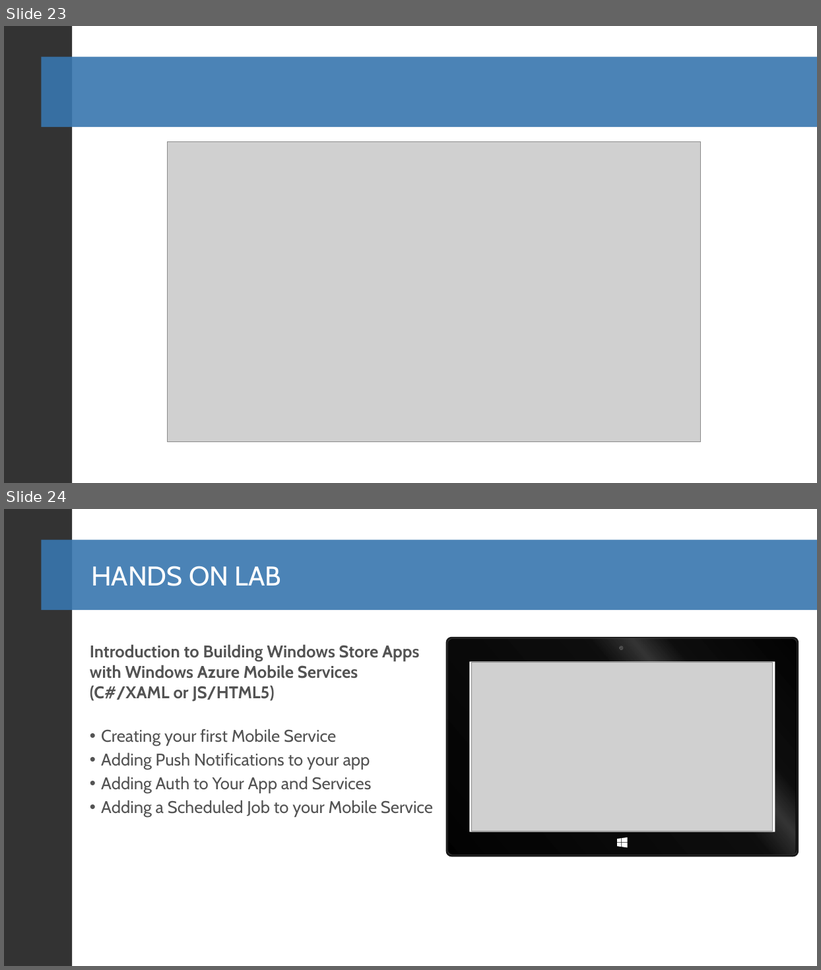
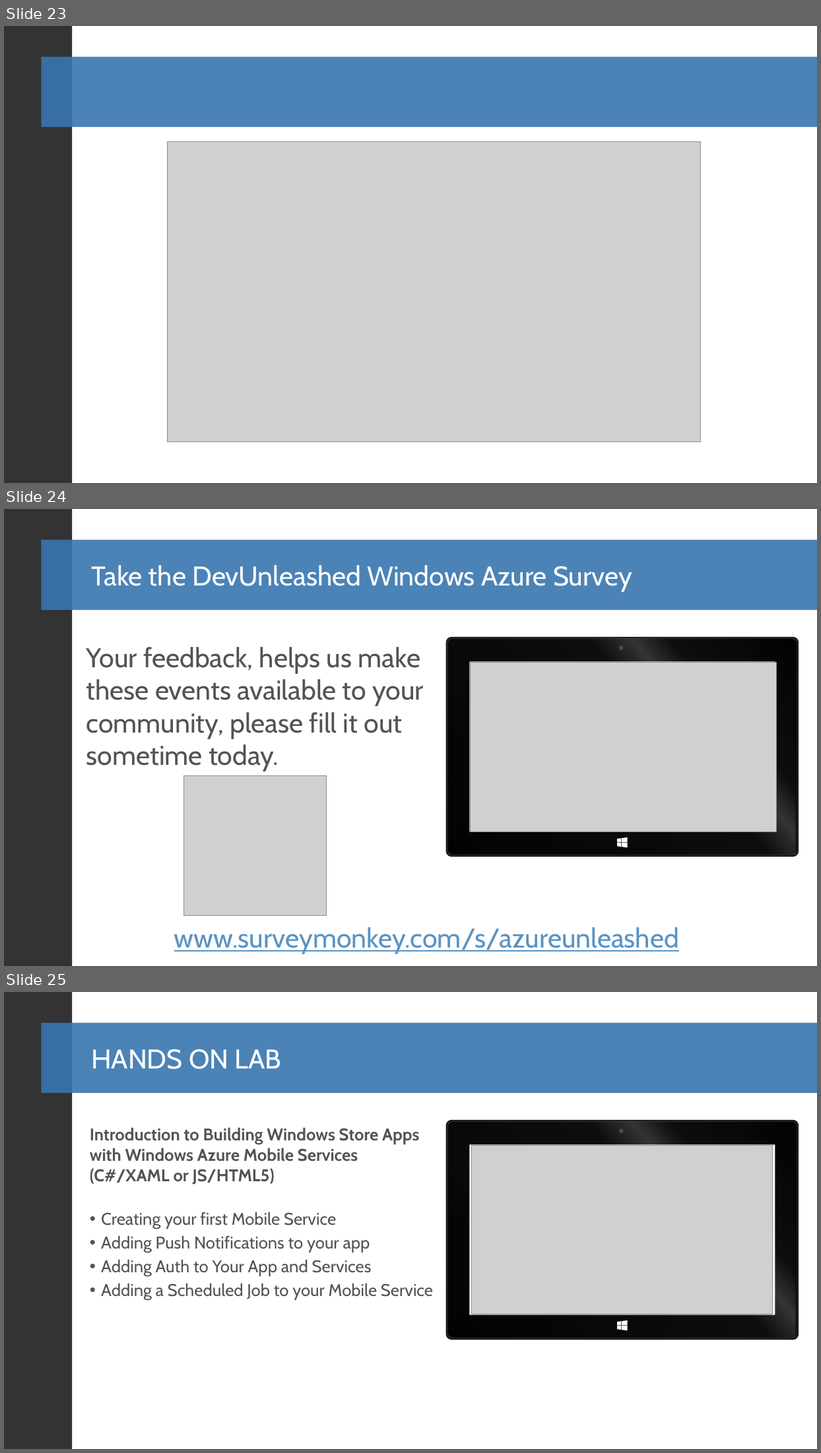
Before and after one commit to BretStateham/WindowsAzureUnleashed, a slide deck: Presentations/03_Windows8AndWindowsAzureMobileServices.pptx. Shown one above the other, each under a label of ours: slides 23 and 24 before the commit, slides 23, 24 and 25 after it. The pictures are 821x970 and 821x1453 pixels, drawn with LibreOffice and Linux fonts; fonts in the diff are those of the drawing; grey boxes stand for pictures; background and template pictures are left out. Boxes give left, top, right and bottom in pixels: in the first picture for what was removed or moved away, otherwise in the second. Text is boxed around its words. In the diff, an @@ line names an element or a change of style, - is before the commit and + after.

Commit message:
Added Survey Slide to all decks
Partial completion of the Azure Virtual Machines Deck as well

```diff
--- a/Presentations/03_Windows8AndWindowsAzureMobileServices.pptx
+++ b/Presentations/03_Windows8AndWindowsAzureMobileServices.pptx
@@ slide 24 added at bbox=[4, 509, 817, 966], background #FFFFFF; not listed: 8 template elements that a slide beside it also shows @@
@@ title added at bbox=[91, 565, 632, 592], 32 pt, text #FFFFFF @@
+Take the DevUnleashed Windows Azure Survey
@@ text added at bbox=[86, 647, 424, 772], 32 pt, text #525252 @@
+Your feedback, helps us make these events available to your community, please fill it out sometime today.
@@ picture added at bbox=[470, 662, 776, 832] @@
@@ picture added at bbox=[184, 776, 327, 916] @@
@@ text added at bbox=[174, 927, 679, 955], 32 pt, text #5A93C3, underline @@
+www.surveymonkey.com/s/azureunleashed
@@ what was slide 24 is now slide 25 @@
```
Also in this commit, not shown: 2 other files.
